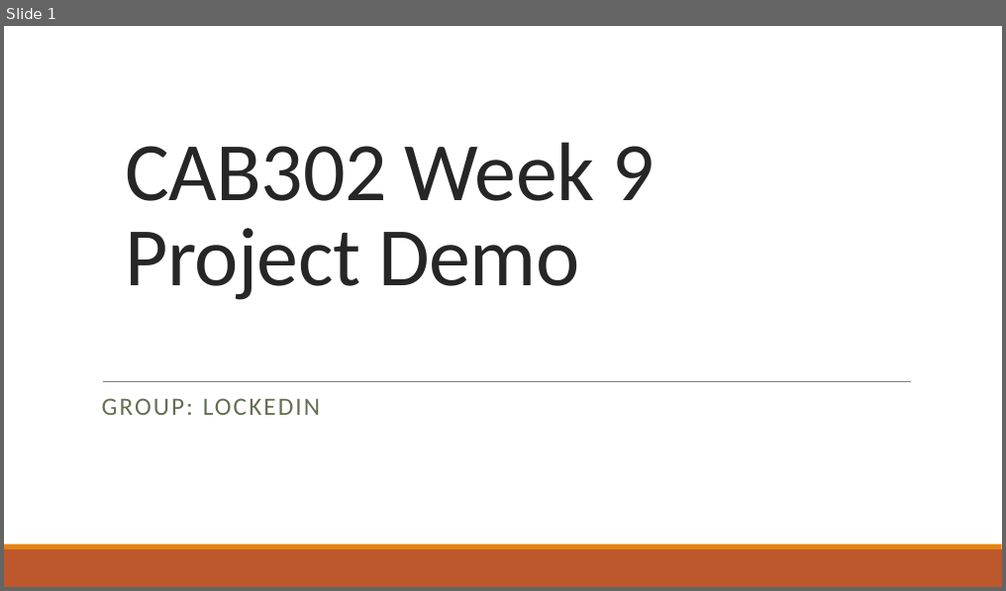
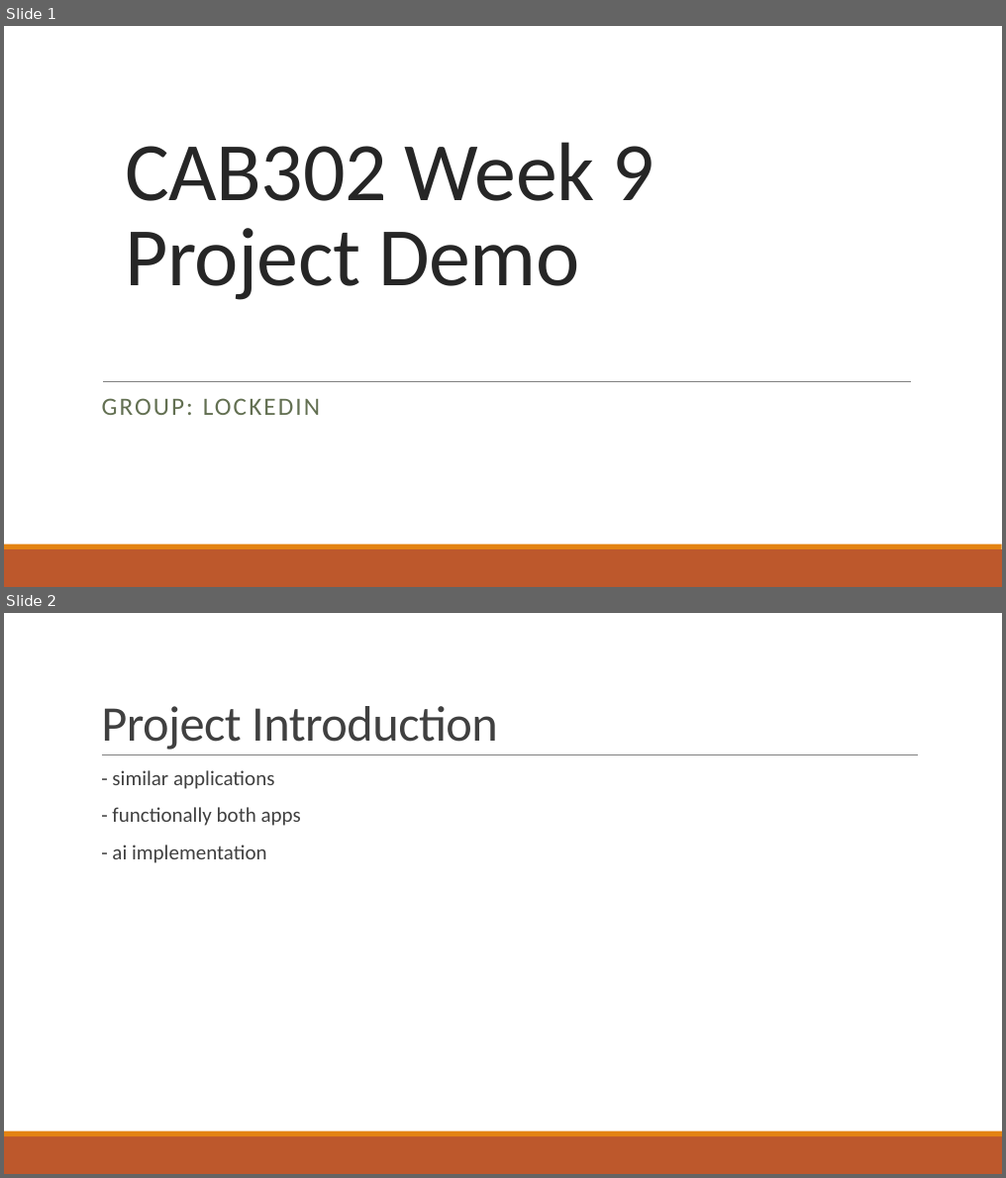
Before and after one commit to Kipkangaroo/CAB302_Project, a slide deck: Resources/Week 9 Video/Week 9 Video Presentation.pptx. Shown one above the other, each under a label of ours: slide 1 before the commit, slides 1 and 2 after it. The pictures are 1006x591 and 1006x1178 pixels, drawn with LibreOffice and Linux fonts; fonts in the diff are those of the drawing. Boxes give left, top, right and bottom in pixels: in the first picture for what was removed or moved away, otherwise in the second. Text is boxed around its words. In the diff, an @@ line names an element or a change of style, - is before the commit and + after.

```diff
--- a/Resources/Week 9 Video/Week 9 Video Presentation.pptx
+++ b/Resources/Week 9 Video/Week 9 Video Presentation.pptx
@@ slide 2 added at (x1=4, y1=613, x2=1002, y2=1174), background #FFFFFF; not listed: 2 template elements that a slide beside it also shows @@
@@ title added at (x1=101, y1=706, x2=498, y2=750), 48 pt, text #404040 @@
+Project Introduction
@@ line added from (102, 756) to (918, 756), #808080 0.5 pt @@
@@ text added at (x1=112, y1=770, x2=301, y2=863), 20 pt, text #404040 @@
+  - similar applications
+  - functionally both apps
+  - ai implementation
```
Also in this commit, not shown: 2 slides changed, 7 other slides added, 4 slides removed, 7 other files.
